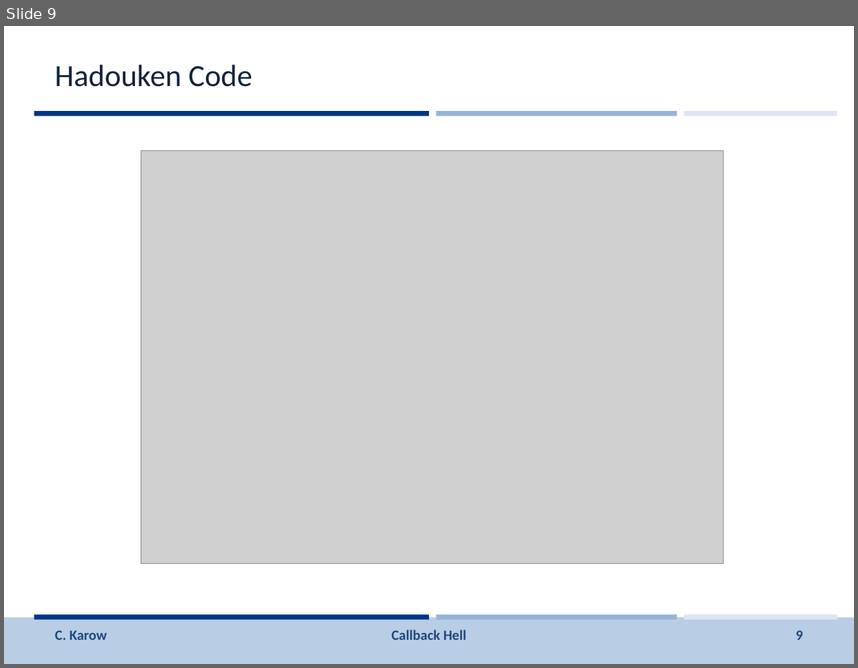
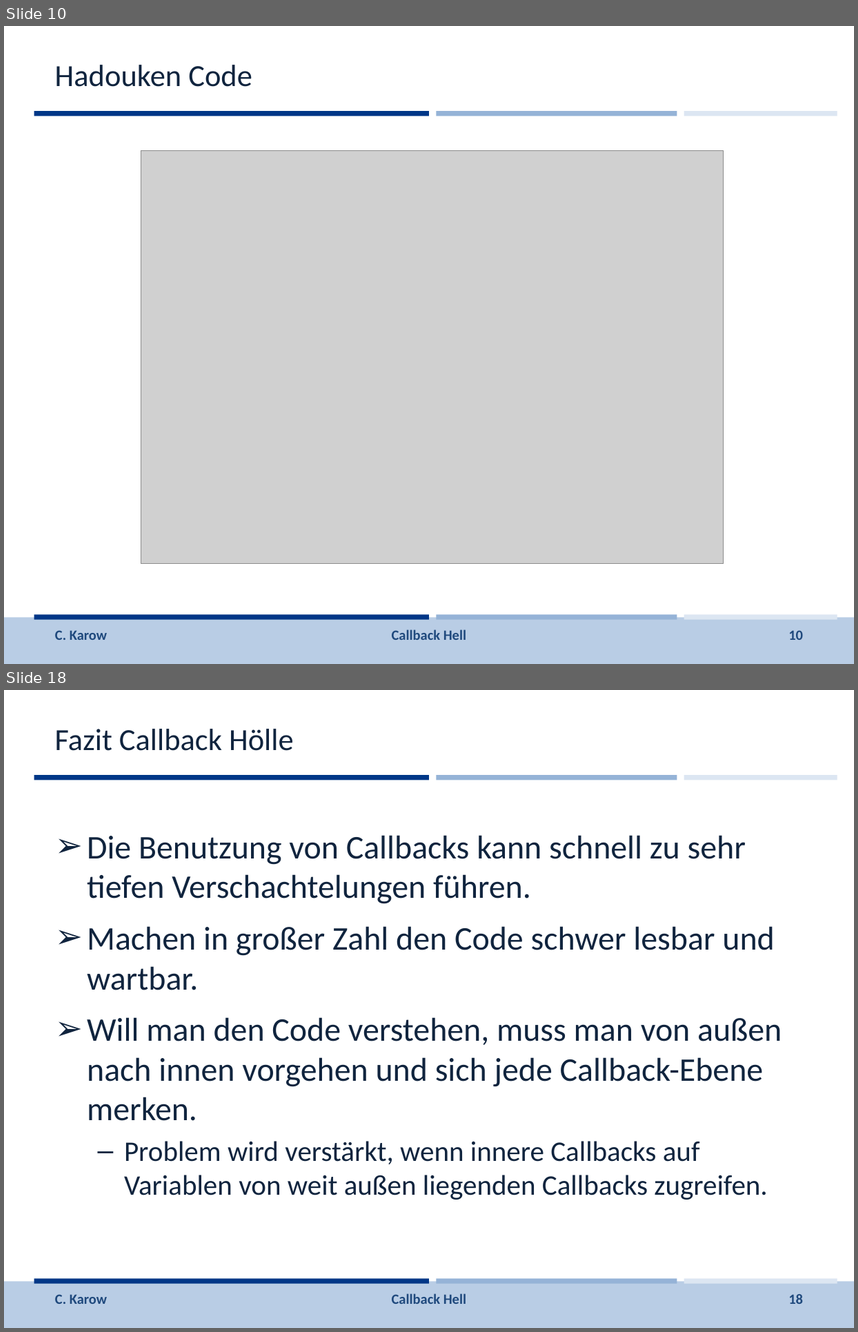
Before and after one commit to johbra/Reaktive-Programmierung, a slide deck: Vorlesung/Folien/CallbackHell.pptx. Shown one above the other, each under a label of ours: slide 9 before the commit, slides 10 and 18 after it; the slides between them are not shown. The pictures are 858x668 and 858x1332 pixels, drawn with LibreOffice and Linux fonts; fonts in the diff are those of the drawing; grey boxes stand for pictures; background and template pictures are left out. Boxes give left, top, right and bottom in pixels: in the first picture for what was removed or moved away, otherwise in the second. Text is boxed around its words. In the diff, an @@ line names an element or a change of style, - is before the commit and + after.

```diff
--- a/Vorlesung/Folien/CallbackHell.pptx
+++ b/Vorlesung/Folien/CallbackHell.pptx
@@ slide 18 added at (4,690,854,1328), background #FFFFFF; not listed: 7 template elements that a slide beside it also shows @@
@@ title added at (55,729,294,751), 26 pt, text #0F243E @@
+Fazit Callback Hölle
@@ text added at (87,835,782,1199), 28 pt, text #0F243E @@
+➢ Die Benutzung von Callbacks kann schnell zu sehr tiefen Verschachtelungen führen.
+➢ Machen in großer Zahl den Code schwer lesbar und wartbar.
+➢ Will man den Code verstehen, muss man von außen nach innen vorgehen und sich jede Callback-Ebene merken.
+  – Problem wird verstärkt, wenn innere Callbacks auf Variablen von weit außen liegenden Callbacks zugreifen.
@@ text added at (55,1294,107,1303), 12 pt, text #1F497D @@
+C. Karow
@@ text added at (392,1293,466,1303), 12 pt, text #1F497D @@
+Callback Hell
@@ page number added at (789,1294,803,1303), 12 pt, text #1F497D @@
+18
@@ what was slide 9 is now slide 10 @@
@@ page number at (789,630,803,639): text changed @@
-9
+10
```
Also in this commit, not shown: 7 slides changed, 10 other slides added, 3 other files.
